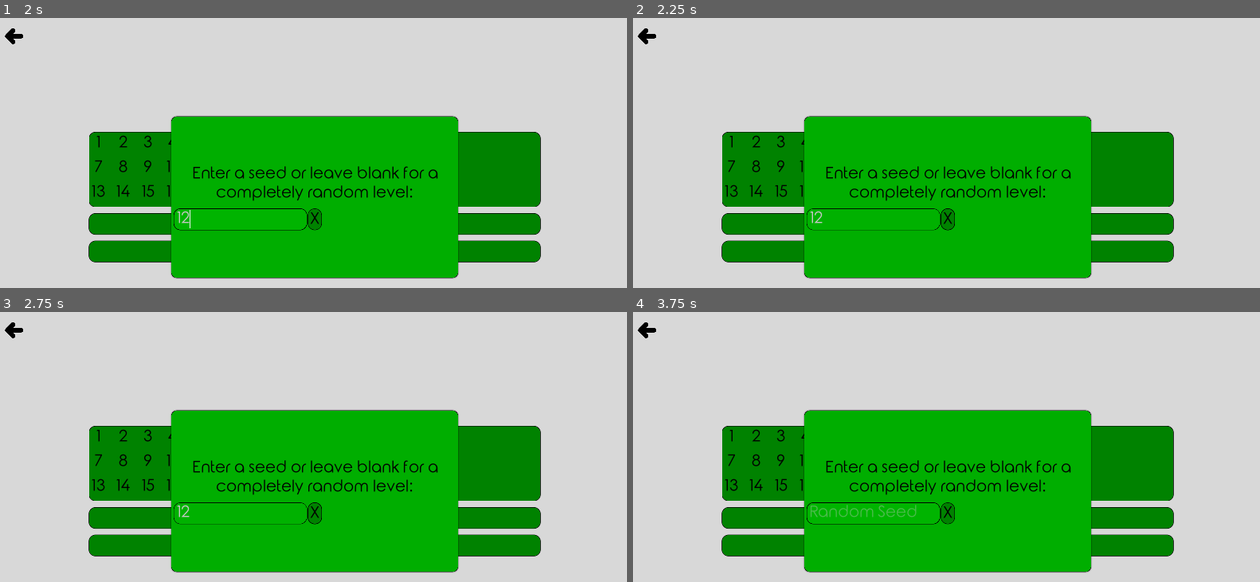
Above: before the commit, frames 1-4 (two rows, left to right).
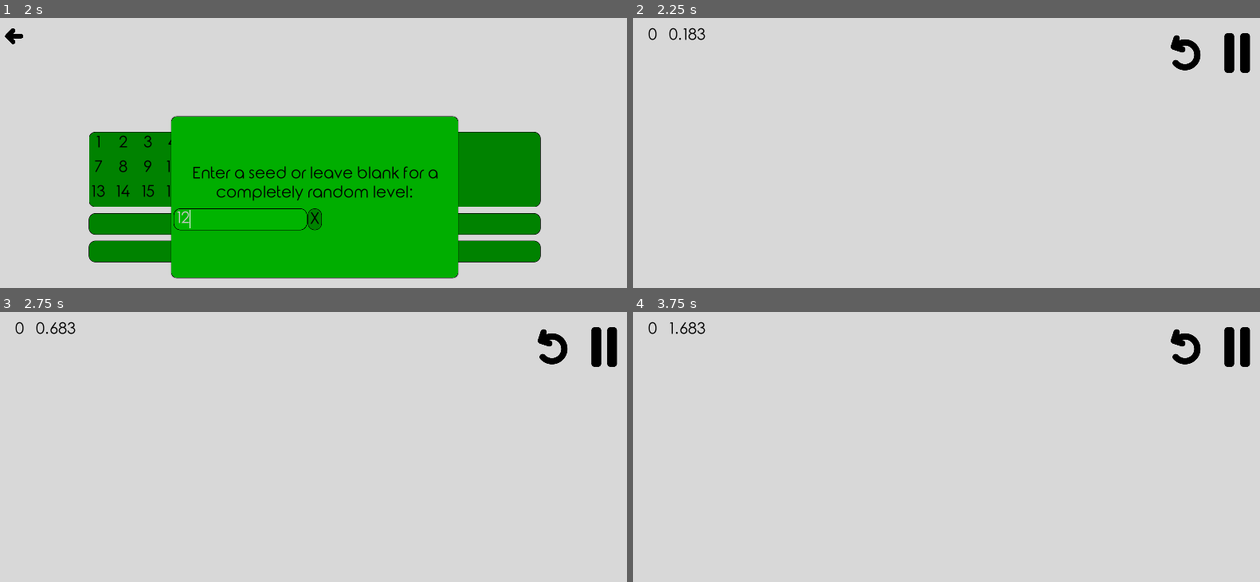
Above: after the commit, the same moments.

Repository: Inglo-Games/dollar-shuffle
Game: Godot game, scene res://scenes/lvl_menu.tscn
Same seed, same stepped clock (60 frames per second), same inputs: the game is played once before the commit and once after it. This scene is started directly instead of the project's main scene.
Inputs (mouse positions are in pixels of both pictures, inside the frame that each line leads up to):
- Up to frame 1 (2 s): click "Random Level" at 0.5 s; click (238, 220) at 1.27 s; type "12" at 1.35 s
- Up to frame 2 (2.25 s): click "X" at 2 s
- Up to frame 3 (2.75 s): no input
- Up to frame 4 (3.75 s): click (1184, 347) at 2.77 s; click "Random Level" at 3.5 s

Frame 1 is identical in both runs. In frame 2, 40% of the frame differs, in the area x 0-99%, y 3-97%; in frame 3, 40%; in frame 4, 40%.
Error before the commit: Invalid set index 'current_level' (on base: 'Node (globals.gd)') with value of type 'String'. (res://scripts/rand_popup.gd:18)
Error after the commit: Invalid get index 'current_level' (on base: 'Node (globals.gd)'). (res://scripts/graph_gen.gd:21)

Commit message:
Changing rand_popup to use project settings

Diff:
--- a/scripts/rand_popup.gd
+++ b/scripts/rand_popup.gd
@@ -15,10 +15,10 @@
 func open_level():
 	# If edit is not blank, use contents as RNG seed
 	if edit.text != "":
-		globals.current_level = edit.text
+		ProjectSettings.set("game/last_played", edit.text)
 		RNG.set_seed(edit.text)
 	else:
-		globals.current_level = RNG.gen_seed()
+		ProjectSettings.set("game/last_played", RNG.gen_seed())
 	# Free this popup from memory
 	self.queue_free()
 	# Load instance of game scene
